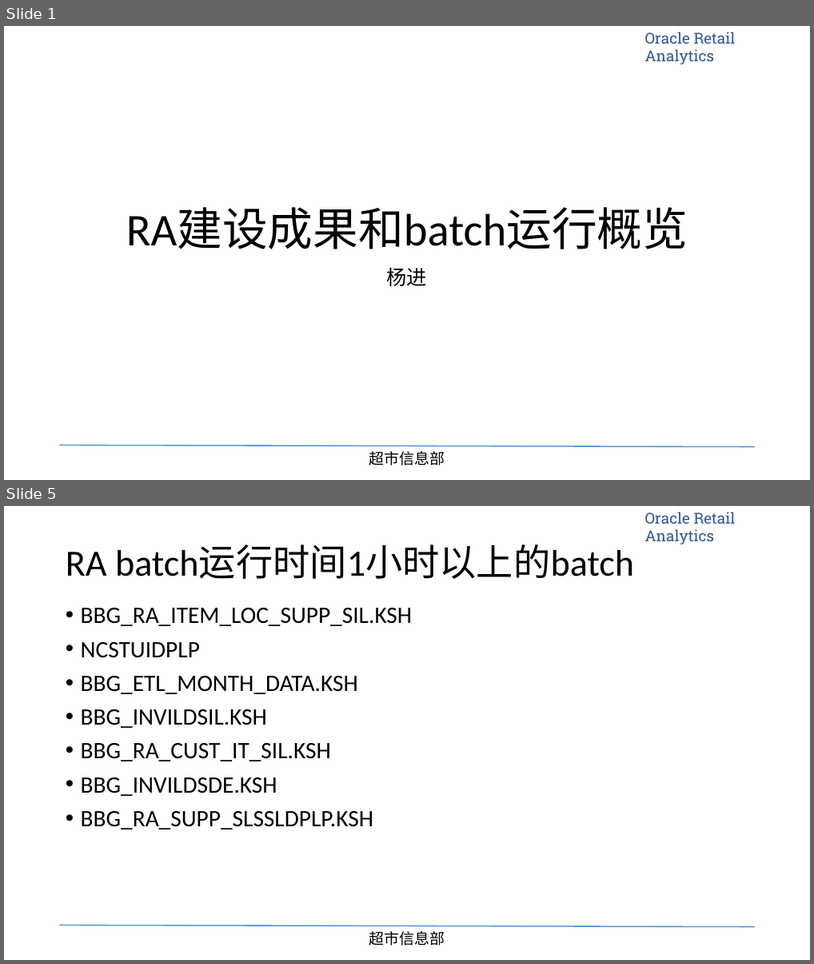
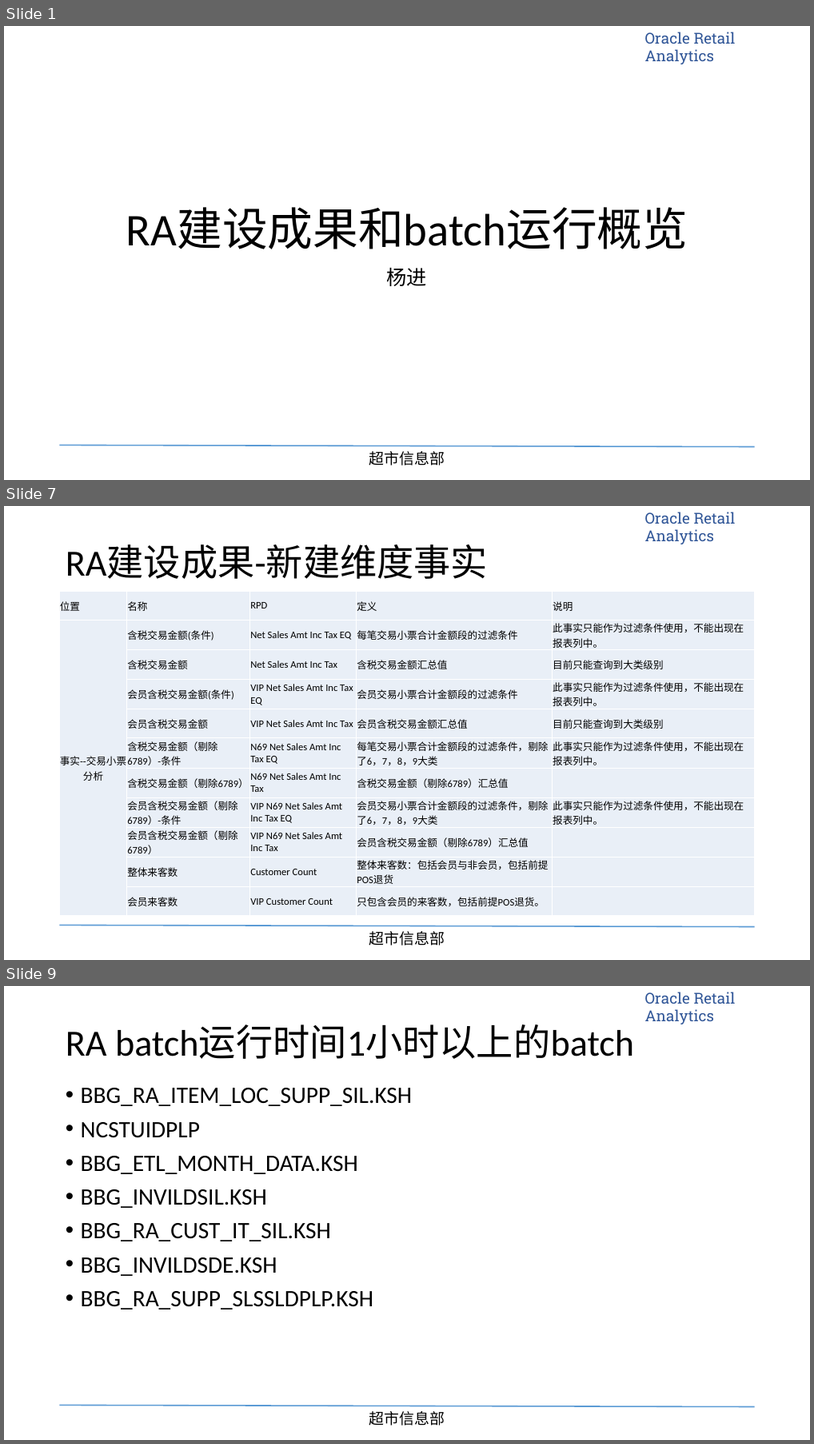
Before and after one commit to tigeryangjin/BBG, a slide deck: 软维组日常工作记录跟踪表/RA建设成果和batch运行情况-20150929.pptx. Shown one above the other, each under a label of ours: slides 1 and 5 before the commit, slides 1, 7 and 9 after it; the slides between them are not shown. The pictures are 814x964 and 814x1444 pixels, drawn with LibreOffice and Linux fonts; fonts in the diff are those of the drawing; background and template pictures are left out. Boxes give left, top, right and bottom in pixels: in the first picture for what was removed or moved away, otherwise in the second. Text is boxed around its words. In the diff, an @@ line names an element or a change of style, - is before the commit and + after.

```diff
--- a/软维组日常工作记录跟踪表/RA建设成果和batch运行情况-20150929.pptx
+++ b/软维组日常工作记录跟踪表/RA建设成果和batch运行情况-20150929.pptx
@@ slide 7 added at (4,506,810,960), background #FFFFFF; not listed: 3 template elements that a slide beside it also shows @@
@@ title added at (66,544,488,579), 44 pt, text #000000 @@
+RA建设成果-新建维度事实
@@ table added at (60,591,756,912), 11 rows, 5 columns @@
+位置 | 名称 | RPD | 定义 | 说明
+事实--交易小票分析 | 含税交易金额(条件) | Net Sales Amt Inc Tax EQ | 每笔交易小票合计金额段的过滤条件 | 此事实只能作为过滤条件使用，不能出现在报表列中。
+ | 含税交易金额 | Net Sales Amt Inc Tax | 含税交易金额汇总值 | 目前只能查询到大类级别
+ | 会员含税交易金额(条件) | VIP Net Sales Amt Inc Tax EQ | 会员交易小票合计金额段的过滤条件 | 此事实只能作为过滤条件使用，不能出现在报表列中。
+ | 会员含税交易金额 | VIP Net Sales Amt Inc Tax | 会员含税交易金额汇总值 | 目前只能查询到大类级别
+ | 含税交易金额（剔除6789）-条件 | N69 Net Sales Amt Inc Tax EQ | 每笔交易小票合计金额段的过滤条件，剔除了6，7，8，9大类 | 此事实只能作为过滤条件使用，不能出现在报表列中。
+ | 含税交易金额（剔除6789） | N69 Net Sales Amt Inc Tax | 含税交易金额（剔除6789）汇总值 | 
+ | 会员含税交易金额（剔除6789）-条件 | VIP N69 Net Sales Amt Inc Tax EQ | 会员交易小票合计金额段的过滤条件，剔除了6，7，8，9大类 | 此事实只能作为过滤条件使用，不能出现在报表列中。
+ | 会员含税交易金额（剔除6789） | VIP N69 Net Sales Amt Inc Tax | 会员含税交易金额（剔除6789）汇总值 | 
+ | 整体来客数 | Customer Count | 整体来客数：包括会员与非会员，包括前提POS退货 | 
+ | 会员来客数 | VIP Customer Count | 只包含会员的来客数，包括前提POS退货。 | 
@@ what was slide 5 is now slide 9 @@
```
Also in this commit, not shown: 3 slides changed, 5 other slides added, 1 slide removed, 12 other files.
